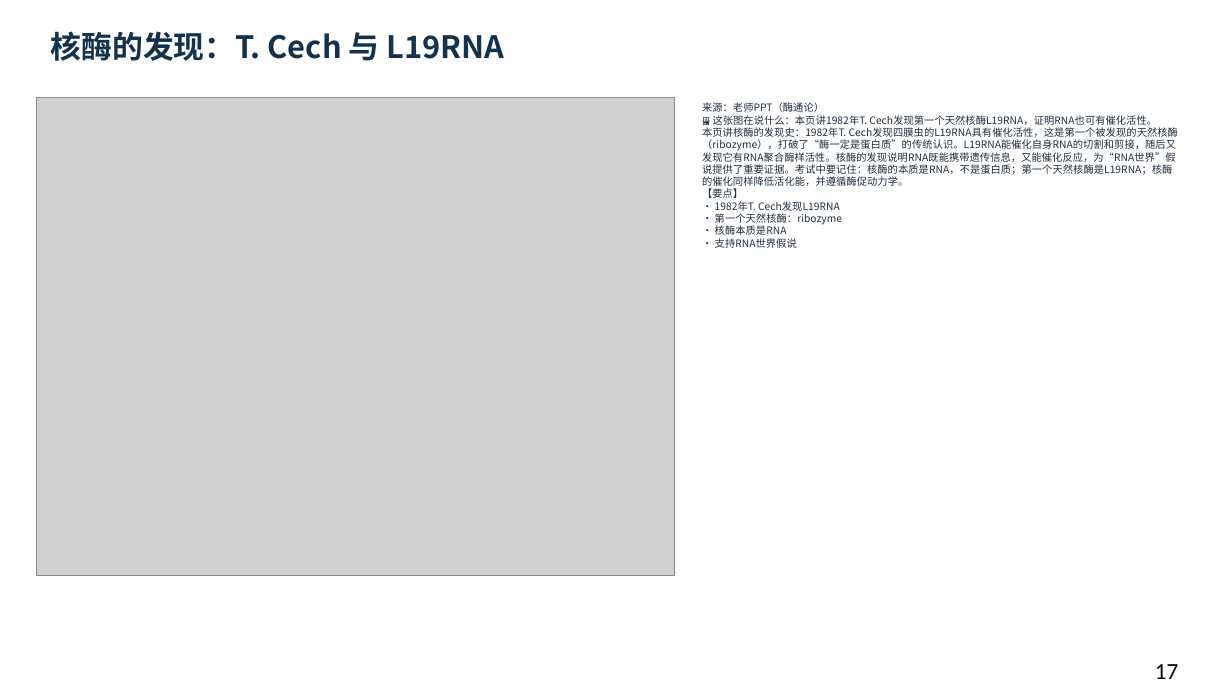
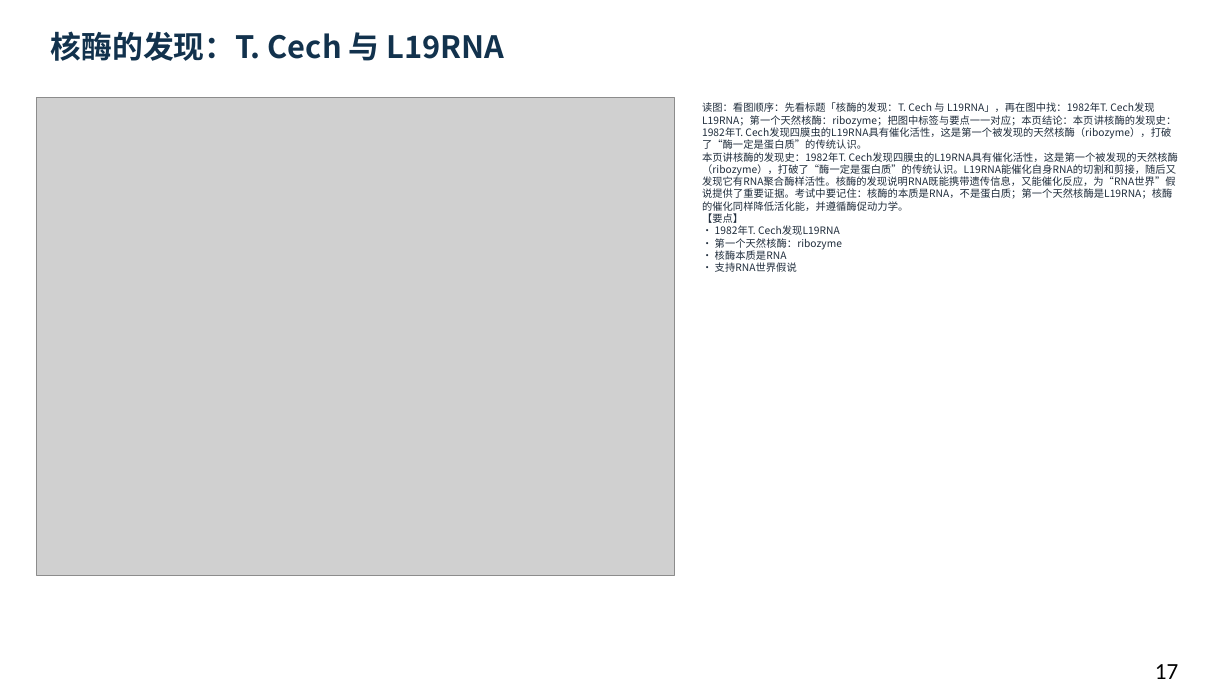
Before and after one commit to newkan-li/Biochemistry, a slide deck: slide 17 of downloads/bc06-ai-style.pptx. Drawn at 1232x693 pixels with LibreOffice and Linux fonts; fonts in the diff are those of the drawing; grey boxes stand for pictures. Boxes give left, top, right and bottom in pixels: in the first picture for what was removed or moved away, otherwise in the second. Text is boxed around its words. In the diff, an @@ line names an element or a change of style, - is before the commit and + after.

```diff
--- a/downloads/bc06-ai-style.pptx
+++ b/downloads/bc06-ai-style.pptx
@@ text at [702,102,1178,272]: text changed @@
-来源：老师PPT（酶通论）
-🖼 这张图在说什么：本页讲1982年T. Cech发现第一个天然核酶L19RNA，证明RNA也可有催化活性。
-本页讲核酶的发现史：1982年T. Cech发现四膜虫的L19RNA具有催化活性，这是第一个被发现的天然核酶（ribozyme），打破了“酶一定是蛋白质”的传统认识。L19RNA能催化自身RNA的切割和剪接，随后又发现它有RNA聚合酶样活性。核酶的发现说明RNA既能携带遗传信息，又能催化反应，为“RNA世界”假说提供了重要证据。考试中要记住：核酶的本质是RNA，不是蛋白质；第一个天然核酶是L19RNA；核酶的催化同样降低活化能，并遵循酶促动力学。
-【要点】
-• 1982年T. Cech发现L19RNA
-• 第一个天然核酶：ribozyme
-• 核酶本质是RNA
-• 支持RNA世界假说
+读图：看图顺序：先看标题「核酶的发现：T. Cech 与 L19RNA」，再在图中找：1982年T. Cech发现L19RNA；第一个天然核酶：ribozyme；把图中标签与要点一一对应；本页结论：本页讲核酶的发现史：1982年T. Cech发现四膜虫的L19RNA具有催化活性，这是第一个被发现的天然核酶（ribozyme），打破了“酶一定是蛋白质”的传统认识。
+本页讲核酶的发现史：1982年T. Cech发现四膜虫的L19RNA具有催化活性，这是第一个被发现的天然核酶（ribozyme），打破了“酶一定是蛋白质”的传统认识。L19RNA能催化自身RNA的切割和剪接，随后又发现它有RNA聚合酶样活性。核酶的发现说明RNA既能携带遗传信息，又能催化反应，为“RNA世界”假说提供了重要证据。考试中要记住：核酶的本质是RNA，不是蛋白质；第一个天然核酶是L19RNA；核酶的催化同样降低活化能，并遵循酶促动力学。
+【要点】
+• 1982年T. Cech发现L19RNA
+• 第一个天然核酶：ribozyme
+• 核酶本质是RNA
+• 支持RNA世界假说
```
Also in this commit, not shown: 151 other slides changed, 5 other files.
